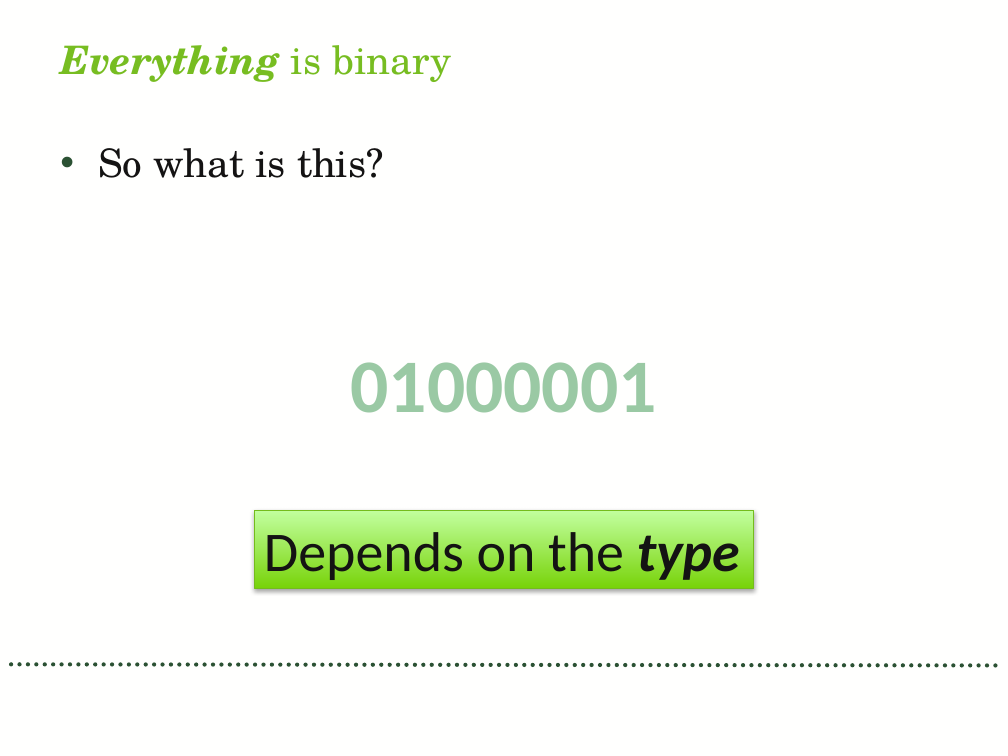
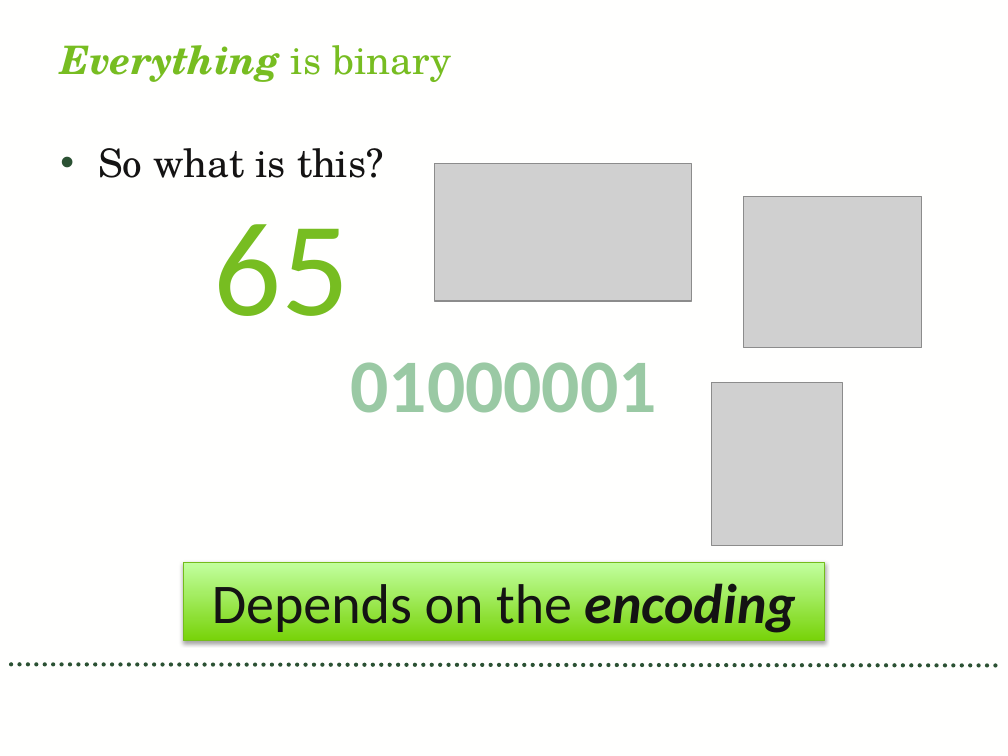
Before and after one commit to cpitcherark/lesson, a slide deck: slide 4 of lesson.pptx. Drawn at 1008x756 pixels with LibreOffice and Linux fonts; fonts in the diff are those of the drawing; grey boxes stand for pictures. Boxes give left, top, right and bottom in pixels: in the first picture for what was removed or moved away, otherwise in the second. Text is boxed around its words. In the diff, an @@ line names an element or a change of style, - is before the commit and + after.

Commit message:
tweaked ppt

```diff
--- a/lesson.pptx
+++ b/lesson.pptx
@@ picture added at [434,164,691,301] @@
@@ picture added at [743,197,921,348] @@
@@ text added at [214,224,350,316], 96 pt, text #77BD21 @@
+65
@@ picture added at [712,383,842,546] @@
@@ rectangle "Depends on the encoding": place and size @@
-rectangle "Depends on the encoding" at [254,510,754,588]
+rectangle "Depends on the encoding" at [183,562,825,640]
@@ text in rectangle at [212,576,796,636]: text changed @@
-Depends on the type
+Depends on the encoding
```
Also in this commit, not shown: 4 other slides changed, 1 slide added.
